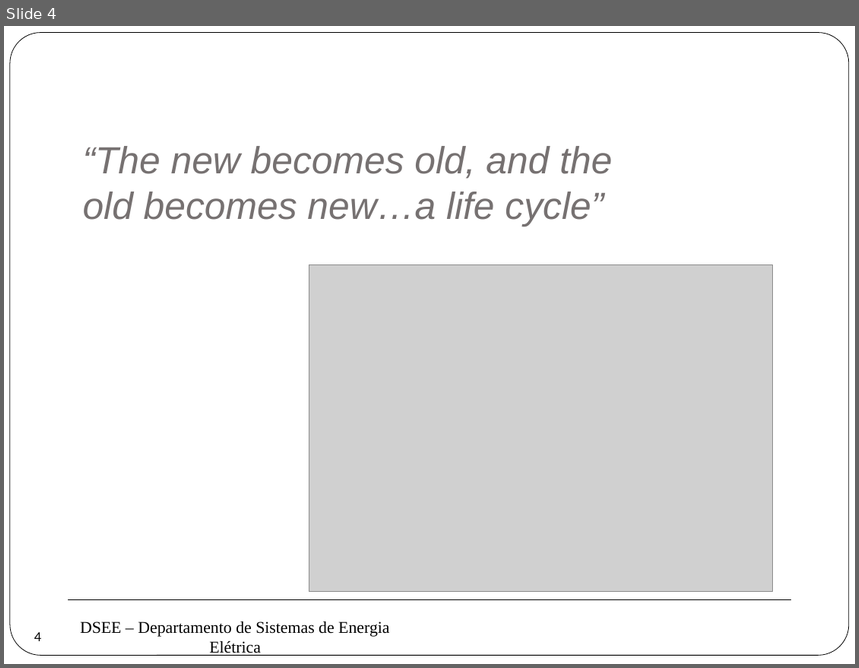
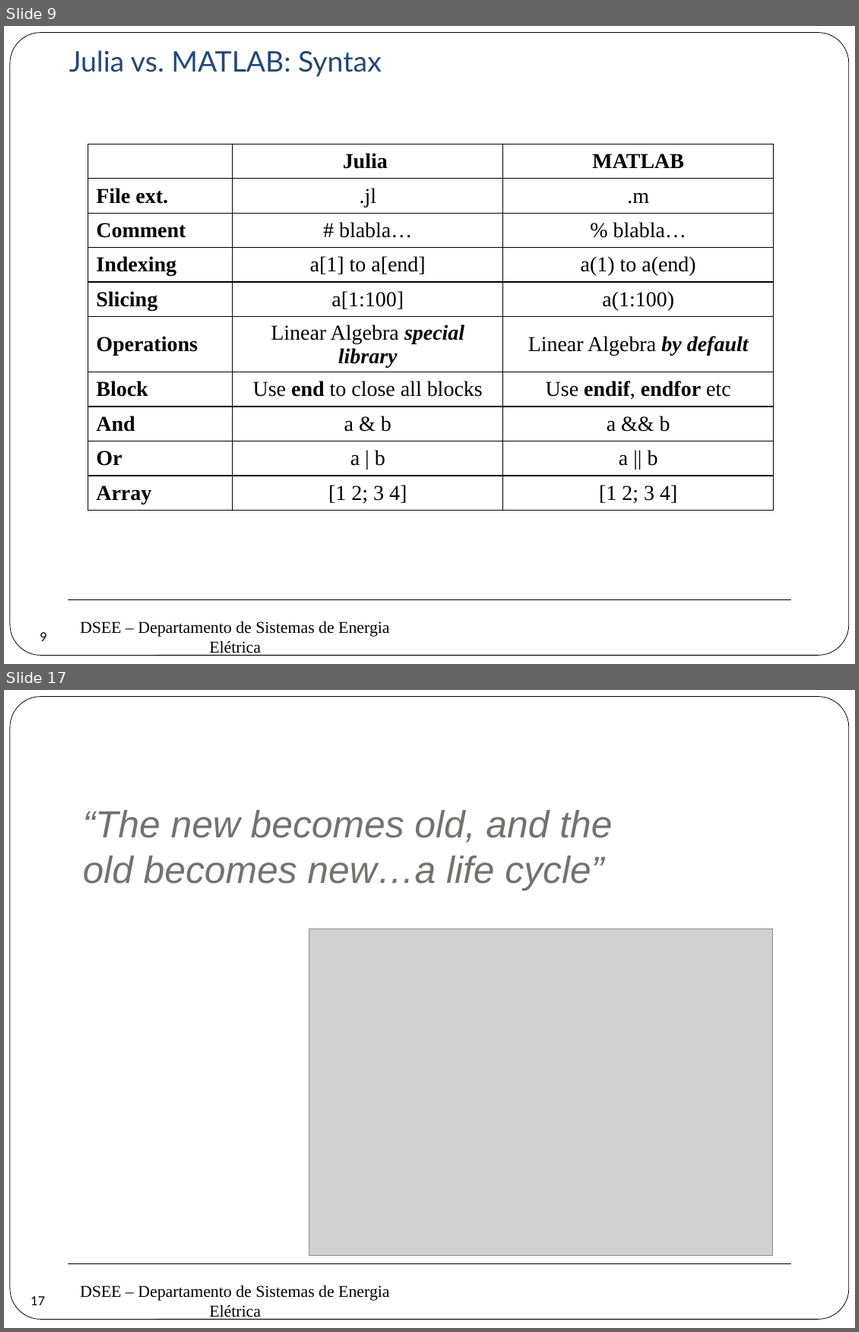
Before and after one commit to erikfilias/Power-Systems-Optimization-using-Julia-Language, a slide deck: 1. Lectures/Introducción a la Optimización aplicada a Sistemas de Energía Eléctrica/Dia 1/3. Julia Language.pptx. Shown one above the other, each under a label of ours: slide 4 before the commit, slides 9 and 17 after it; the slides between them are not shown. The pictures are 859x668 and 859x1332 pixels, drawn with LibreOffice and Linux fonts; fonts in the diff are those of the drawing; grey boxes stand for pictures; background and template pictures are left out. Boxes give left, top, right and bottom in pixels: in the first picture for what was removed or moved away, otherwise in the second. Text is boxed around its words. In the diff, an @@ line names an element or a change of style, - is before the commit and + after.

```diff
--- a/1. Lectures/Introducción a la Optimización aplicada a Sistemas de Energía Eléctrica/Dia 1/3. Julia Language.pptx
+++ b/1. Lectures/Introducción a la Optimización aplicada a Sistemas de Energía Eléctrica/Dia 1/3. Julia Language.pptx
@@ slide 9 added at [4, 26, 855, 664], background #FFFFFF; not listed: 3 template elements that a slide beside it also shows @@
@@ text added at [69, 50, 382, 77], 24 pt, text #1F497D @@
+Julia vs. MATLAB: Syntax
@@ table added at [88, 145, 773, 507], 10 rows, 3 columns @@
+ | Julia | MATLAB
+File ext. | .jl | .m
+Comment | # blabla… | % blabla…
+Indexing | a[1] to a[end] | a(1) to a(end)
+Slicing | a[1:100] | a(1:100)
+Operations | Linear Algebra special library | Linear Algebra by default
+Block | Use end to close all blocks | Use endif, endfor etc
+And | a & b | a && b
+Or | a | b | a || b
+Array | [1 2; 3 4] | [1 2; 3 4]
@@ page number added at [28, 621, 60, 653], 10.5 pt, text #000000 @@
+9
@@ what was slide 4 is now slide 17 @@
@@ page number at [31, 1296, 45, 1306]: text changed @@
-4
+17
```
Also in this commit, not shown: 14 other slides added, 2 slides removed, 2 other files.
